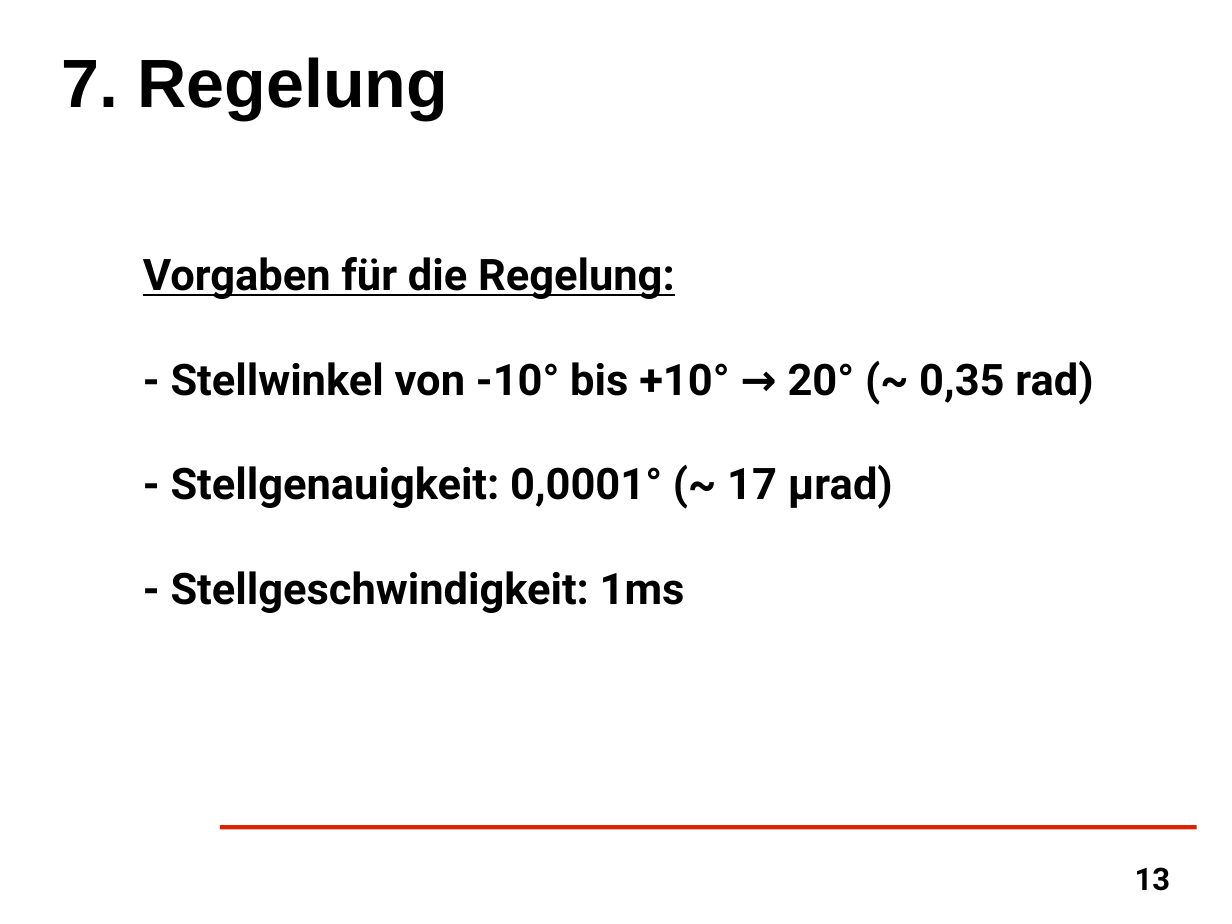
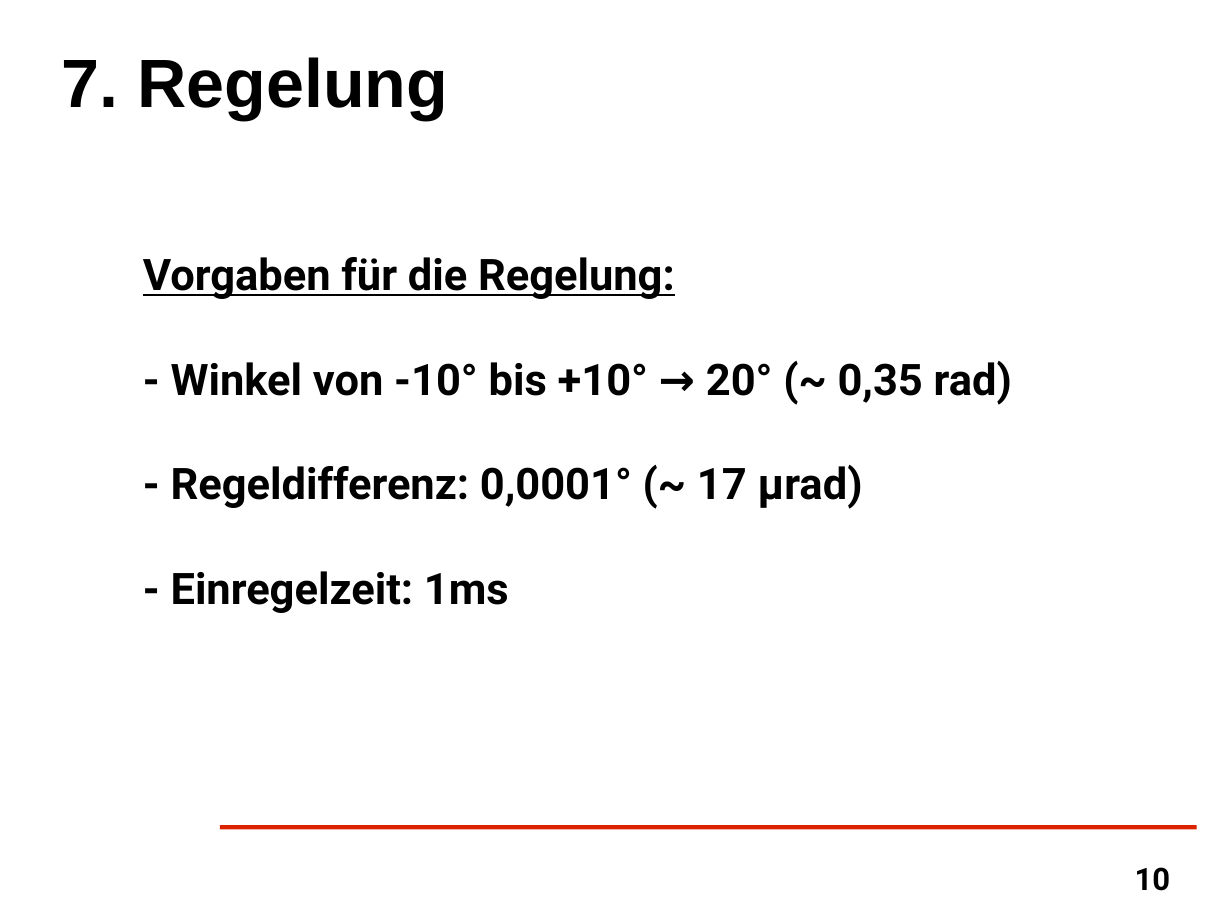
Before and after one commit to kizzm/syt_ss13, a slide deck: slide 10 of Vortrag.odp (slide 13 before the commit). Drawn at 1232x924 pixels with LibreOffice and Linux fonts; fonts in the diff are those of the drawing; background and template pictures are left out. Boxes give left, top, right and bottom in pixels: in the first picture for what was removed or moved away, otherwise in the second. Text is boxed around its words. In the diff, an @@ line names an element or a change of style, - is before the commit and + after.

```diff
--- a/Vortrag.odp
+++ b/Vortrag.odp
@@ text at (171, 361, 1012, 613): text changed @@
-- Stellwinkel von -10° bis +10° → 20° (~ 0,35 rad)
-- Stellgenauigkeit: 0,0001° (~ 17 μrad)
-- Stellgeschwindigkeit: 1ms
+- Winkel von -10° bis +10° → 20° (~ 0,35 rad)
+- Regeldifferenz: 0,0001° (~ 17 μrad)
+- Einregelzeit: 1ms
@@ page number at (1135, 867, 1171, 891): text changed @@
-13
+10
```
Also in this commit, not shown: 6 other slides changed, 2 slides added, 3 slides removed, 10 other files.
